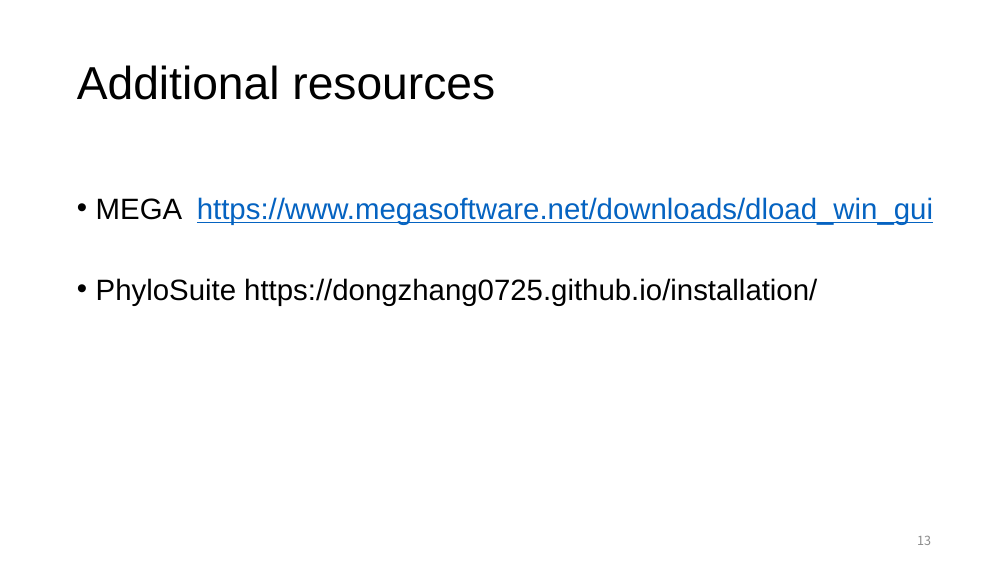
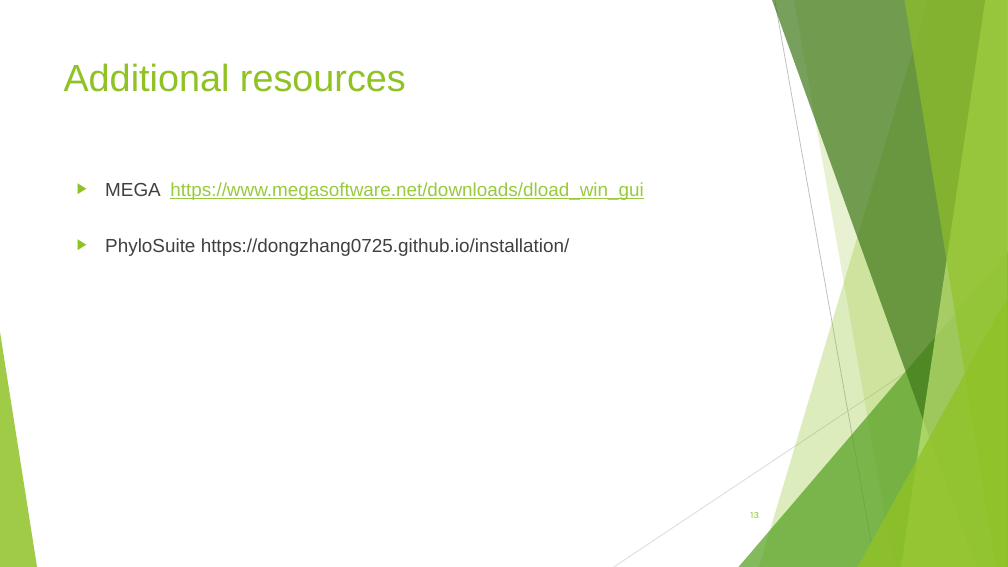
Before and after one commit to Yedomon/GBioS_Training_Genomics_Plant_Breeding_2024, a slide deck: slide 13 of Section04/Section04_Hands_on_session.pptx. Drawn at 1008x567 pixels with LibreOffice and Linux fonts; fonts in the diff are those of the drawing. Boxes give left, top, right and bottom in pixels: in the first picture for what was removed or moved away, otherwise in the second. Text is boxed around its words. In the diff, an @@ line names an element or a change of style, - is before the commit and + after.

```diff
--- a/Section04/Section04_Hands_on_session.pptx
+++ b/Section04/Section04_Hands_on_session.pptx
@@ title "Additional resources": place and size @@
-title "Additional resources" at [77, 65, 495, 100]
+title "Additional resources" at [64, 63, 406, 92]
@@ title "Additional resources" at [64, 63, 406, 92]: size 44 to 36 pt, text colour #000000 to #90C226; line spacing 0.9 to 1; vertical alignment middle to top @@
@@ text "MEGA https://www.megasoftware.net/downloads/dload_win_gui" at [105, 182, 644, 256]: size 28 to 18 pt; text colour #000000 to #404040 in "MEGA", "PhyloSuite https://dongzhang0725.github.io/installation/"; text colour #0563C1 to #99CA3C in "https://www.megasoftware.net/downloads/dload_win_gui"; bullet • to ▶ @@
@@ group added at [0, 0, 1008, 567]: 5 freeform shapes, 3 triangles, 2 lines @@
@@ page number: place and size @@
-page number at [917, 536, 931, 545]
+page number at [750, 512, 759, 518]
@@ page number at [750, 512, 759, 518]: size 12 to 9 pt, font Noto Sans CJK KR to Karla, text colour #8C8C8C to #90C226 @@
```
Also in this commit, not shown: 12 other slides changed.
